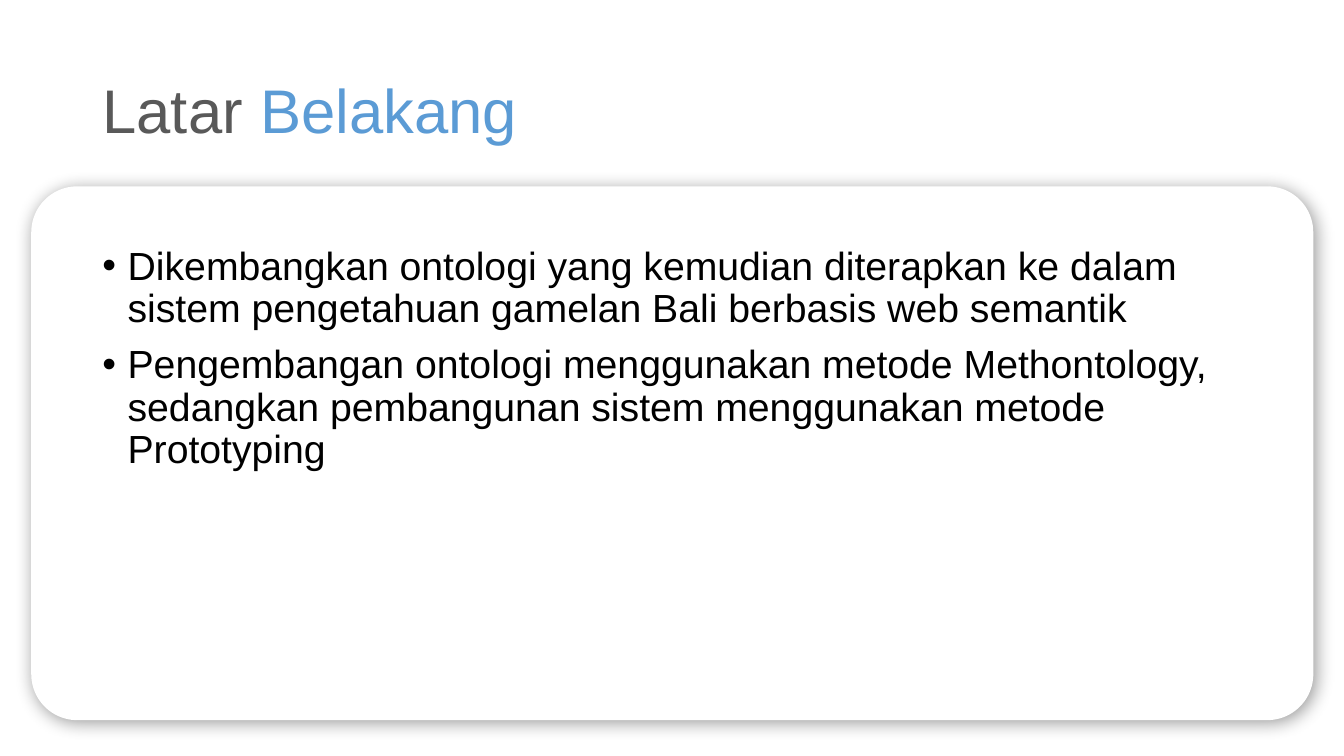
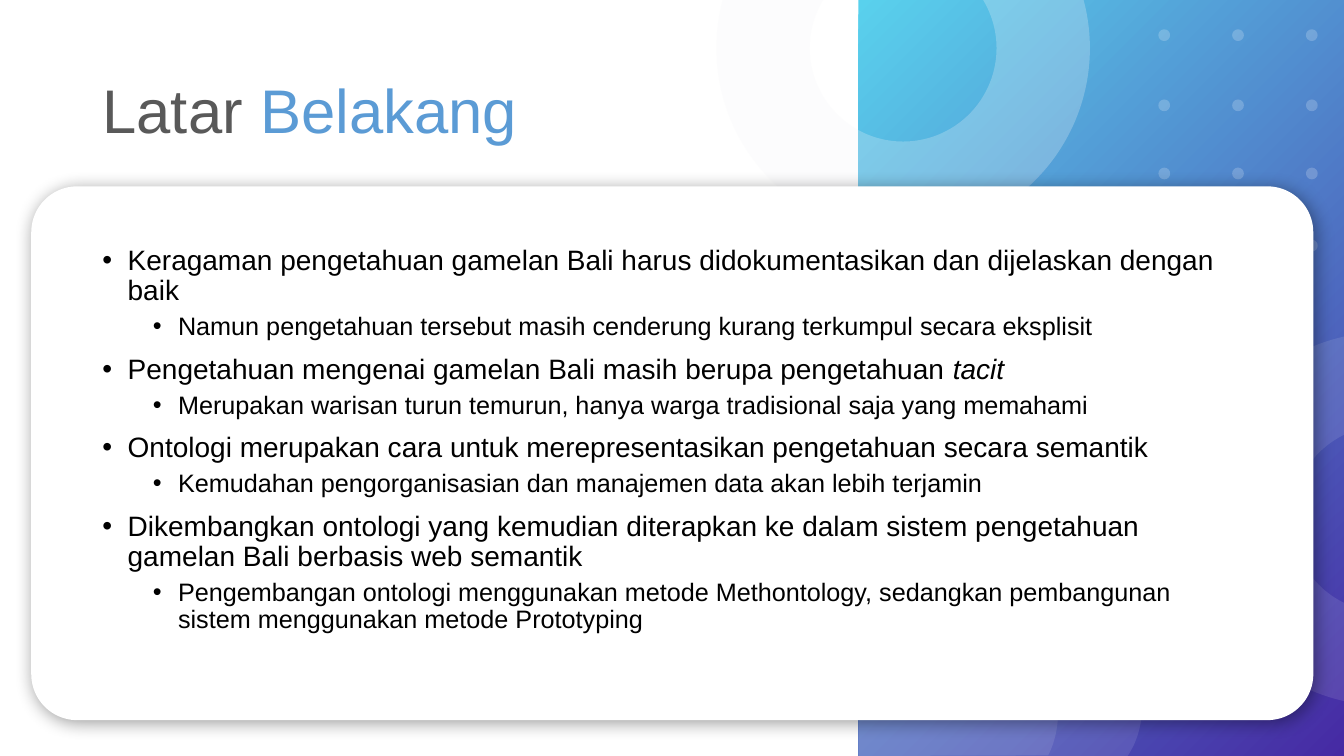
Before and after one commit to wardanacoolant/Tugas-Akhir, a slide deck: slide 4 of Hari-H Sidang/Rancangan Presentasi Skripsi.pptx. Drawn at 1344x756 pixels with LibreOffice and Linux fonts; fonts in the diff are those of the drawing. Boxes give left, top, right and bottom in pixels: in the first picture for what was removed or moved away, otherwise in the second. Text is boxed around its words. In the diff, an @@ line names an element or a change of style, - is before the commit and + after.

```diff
--- a/Hari-H Sidang/Rancangan Presentasi Skripsi.pptx
+++ b/Hari-H Sidang/Rancangan Presentasi Skripsi.pptx
@@ text at (128,249,1213,498): paragraphs added @@
+• Keragaman pengetahuan gamelan Bali harus didokumentasikan dan dijelaskan dengan baik
+  • Namun pengetahuan tersebut masih cenderung kurang terkumpul secara eksplisit
+• Pengetahuan mengenai gamelan Bali masih berupa pengetahuan tacit
+  • Merupakan warisan turun temurun, hanya warga tradisional saja yang memahami
+• Ontologi merupakan cara untuk merepresentasikan pengetahuan secara semantik
+  • Kemudahan pengorganisasian dan manajemen data akan lebih terjamin
@@ group added at (717,0,1344,756): 3 freeform shapes, 2 donuts, 1 rectangle @@
@@ text at (128,515,1170,634): size 28 to 20 pt in "Dikembangkan ontologi yang kemudian diterapkan ke dalam ..."; size 28 to 18 pt in "Pengembangan ontologi menggunakan metode Methontology, sedan ..."; list level 1 to 2 in "Pengembangan ontologi menggunakan metode Methontology, ..." @@
```
Also in this commit, not shown: 31 other slides changed, 7 slides added, 1 slide removed, 6 other files.
